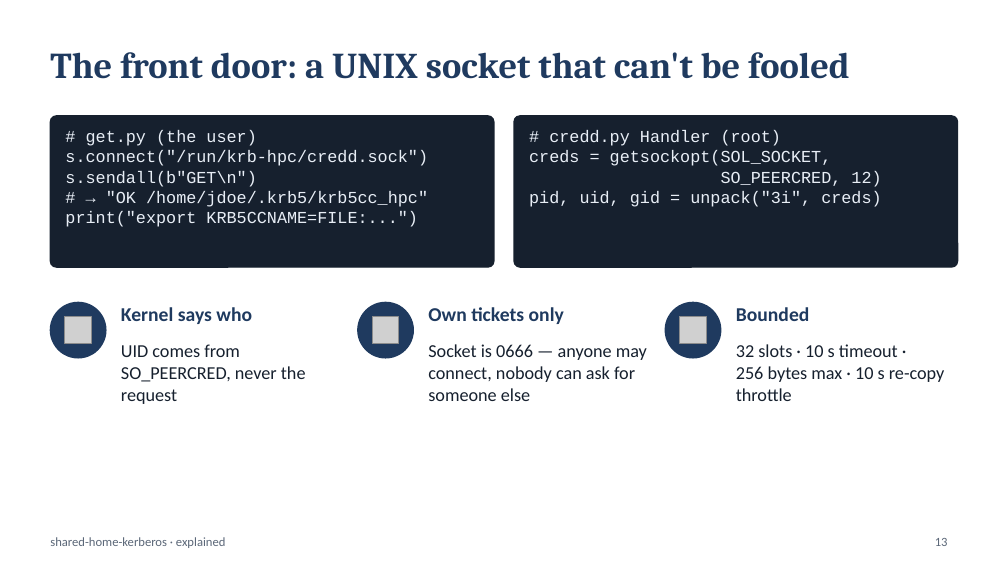
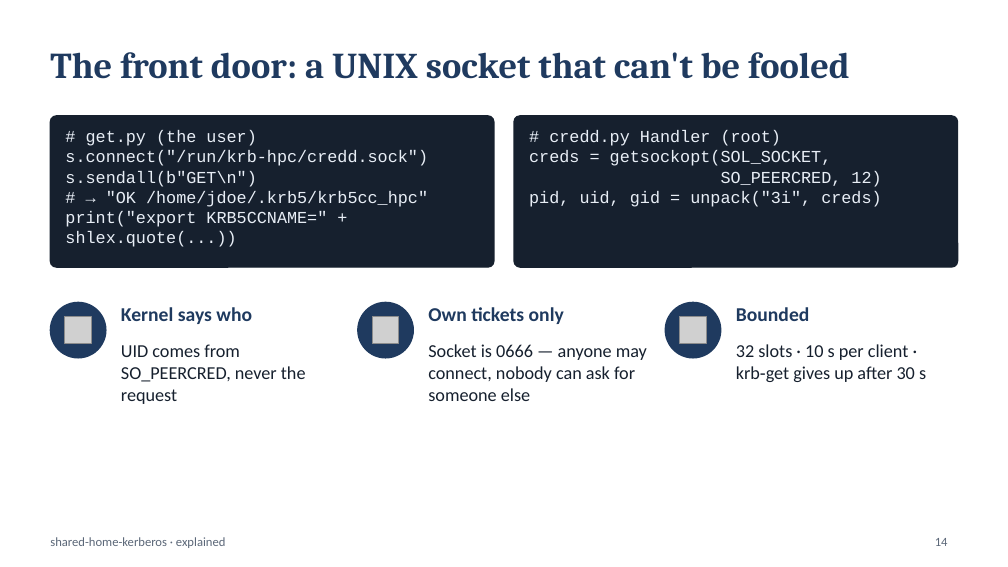
Before and after one commit to vijayrattehalli-cloud/shared-home-kerberos, a slide deck: slide 14 of docs/shared-home-kerberos-slides.pptx (slide 13 before the commit). Drawn at 1008x567 pixels with LibreOffice and Linux fonts; fonts in the diff are those of the drawing; grey boxes stand for pictures. Boxes give left, top, right and bottom in pixels: in the first picture for what was removed or moved away, otherwise in the second. Text is boxed around its words. In the diff, an @@ line names an element or a change of style, - is before the commit and + after.

```diff
--- a/docs/shared-home-kerberos-slides.pptx
+++ b/docs/shared-home-kerberos-slides.pptx
@@ text at [65, 211, 327, 247]: text changed @@
-print("export KRB5CCNAME=FILE:...")
+print("export KRB5CCNAME=" + shlex.quote(...))
@@ text at [736, 344, 926, 382]: text changed @@
-32 slots · 10 s timeout · 256 bytes max · 10 s re-copy throttle
+32 slots · 10 s per client · krb‑get gives up after 30 s
@@ page number at [935, 538, 948, 546]: text changed @@
-13
+14
```
Also in this commit, not shown: 11 other slides changed, 3 slides added, 1 slide removed, 1 other file.
